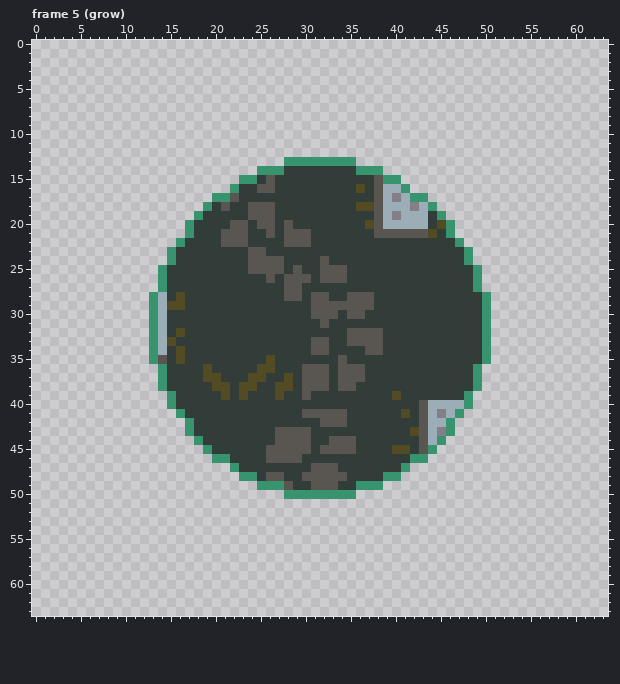
Pixel-art file -- source_data/aseprite/portal_graveyard.aseprite. Above: the version before the commit.
64x64 pixels, 9 frames. Shown: frame 5 (grow). The commit also changed other frames, which this record leaves out.
Now the later version:
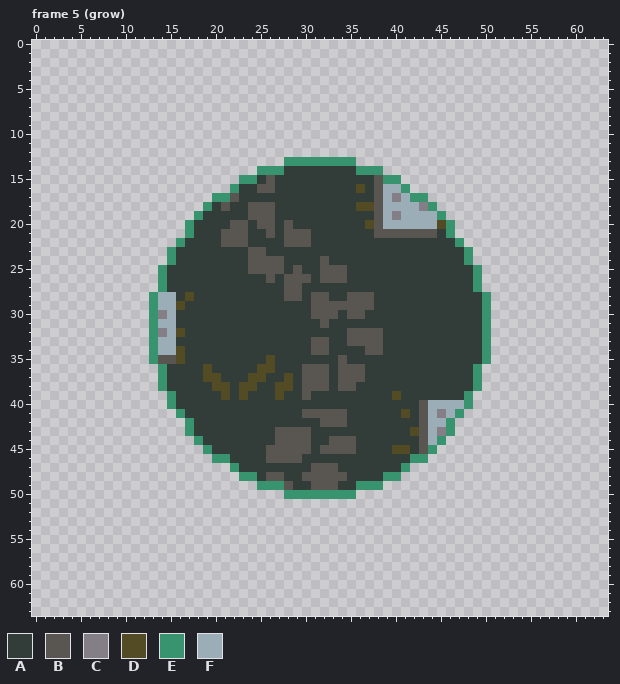
Palette (. is transparent): A #323c39  B #595652  C #847e87  D #524b24  E #37946e  F #9badb7
The commit says: add tombs actors + new spell: portal graveyard
Change:
--- frame 5 (grow), layer "inside"
@@ x 40..46 @@
 17 CFEE...
-18 FFCFE..
-19 CFFFAE.
-20 FFFFADE
-21 BBBBDAE
+18 FFFCE..
+19 CFFFFE.
+20 FFFFFDE
+21 BBBBBAE
 22 AAAAAAA
@@ x 12..19 @@
 27 ..EAAAAA
-28 .EFADAAA
-29 .EFDDAAA
-30 .EFAAAAA
-31 .EFAAAAA
-32 .EFADAAA
-33 .EFDAAAA
-34 .EFADAAA
-35 .EBADAAA
+28 .EFFADAA
+29 .EFFDAAA
+30 .ECFAAAA
+31 .EFFAAAA
+32 .ECFDAAA
+33 .EFFAAAA
+34 .EFFDAAA
+35 .EBBDAAA
 36 ..EAAAAD
Changed places in both pictures, as pixel boxes (x1, y1, x2, y2):
changed: (410, 202, 437, 238)
changed: (158, 292, 194, 364)
